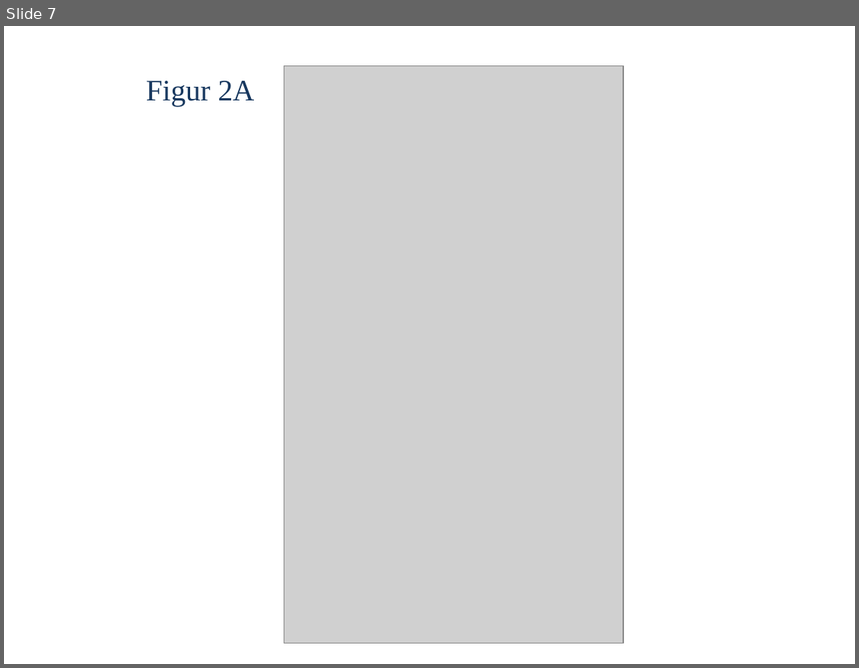
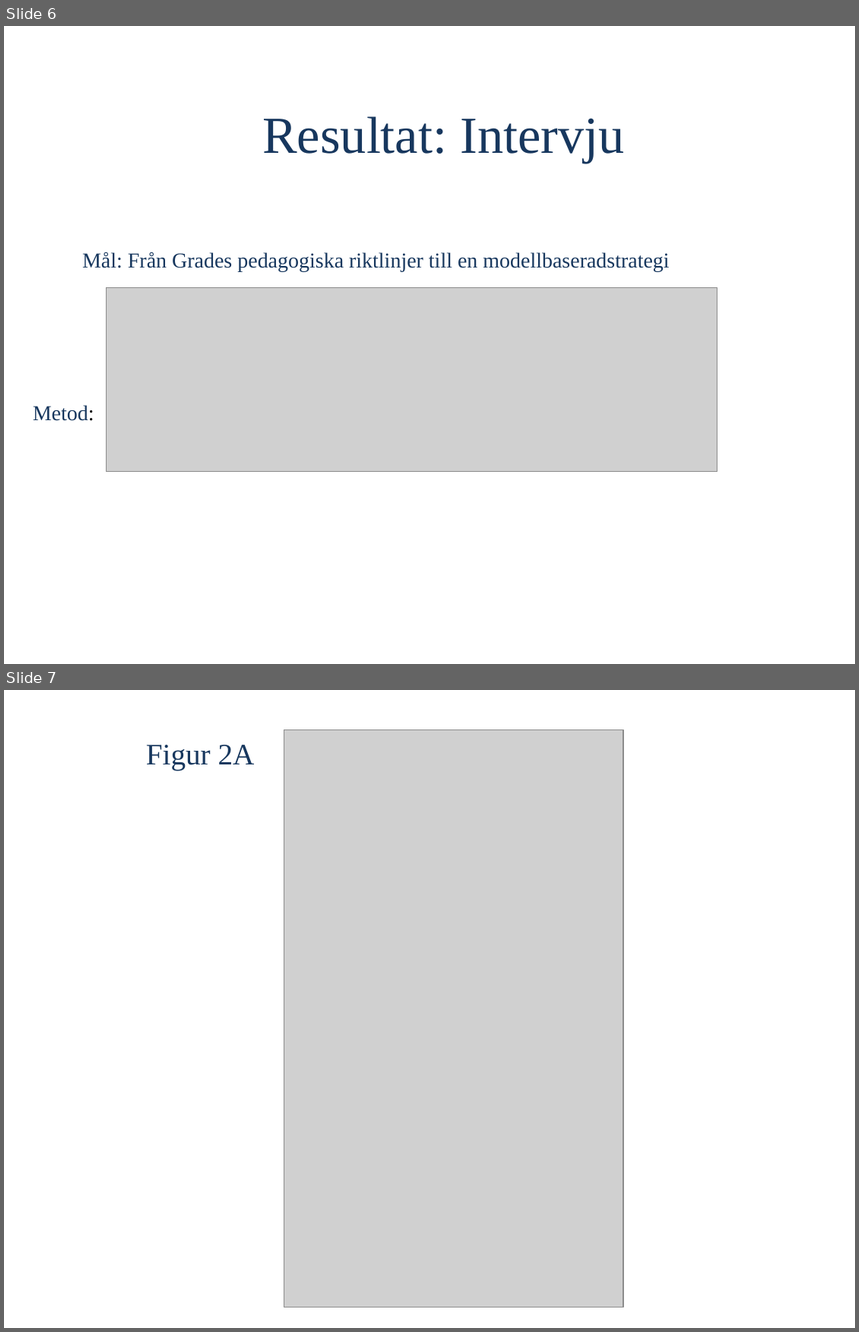
Before and after one commit to OliviaImner/thesis_document, a slide deck: Thesis/Presentation.pptx. Shown one above the other, each under a label of ours: slide 7 before the commit, slides 6 and 7 after it. The pictures are 859x668 and 859x1332 pixels, drawn with LibreOffice and Linux fonts; fonts in the diff are those of the drawing; grey boxes stand for pictures. Boxes give left, top, right and bottom in pixels: in the first picture for what was removed or moved away, otherwise in the second. Text is boxed around its words. In the diff, an @@ line names an element or a change of style, - is before the commit and + after.

```diff
--- a/Thesis/Presentation.pptx
+++ b/Thesis/Presentation.pptx
@@ slide 6 added at [4, 26, 855, 664], background #FFFFFF @@
@@ title added at [262, 116, 625, 163], 44 pt, text #17375E @@
+Resultat: Intervju
@@ text added at [82, 252, 669, 272], 18 pt, text #17375E @@
+Mål: Från Grades pedagogiska riktlinjer till en modellbaseradstrategi
@@ picture added at [106, 287, 718, 472] @@
@@ text added at [33, 405, 94, 421], 18 pt, text #17375E @@
+Metod:
```
Also in this commit, not shown: 9 slides changed, 7 other slides added, 3 slides removed.
